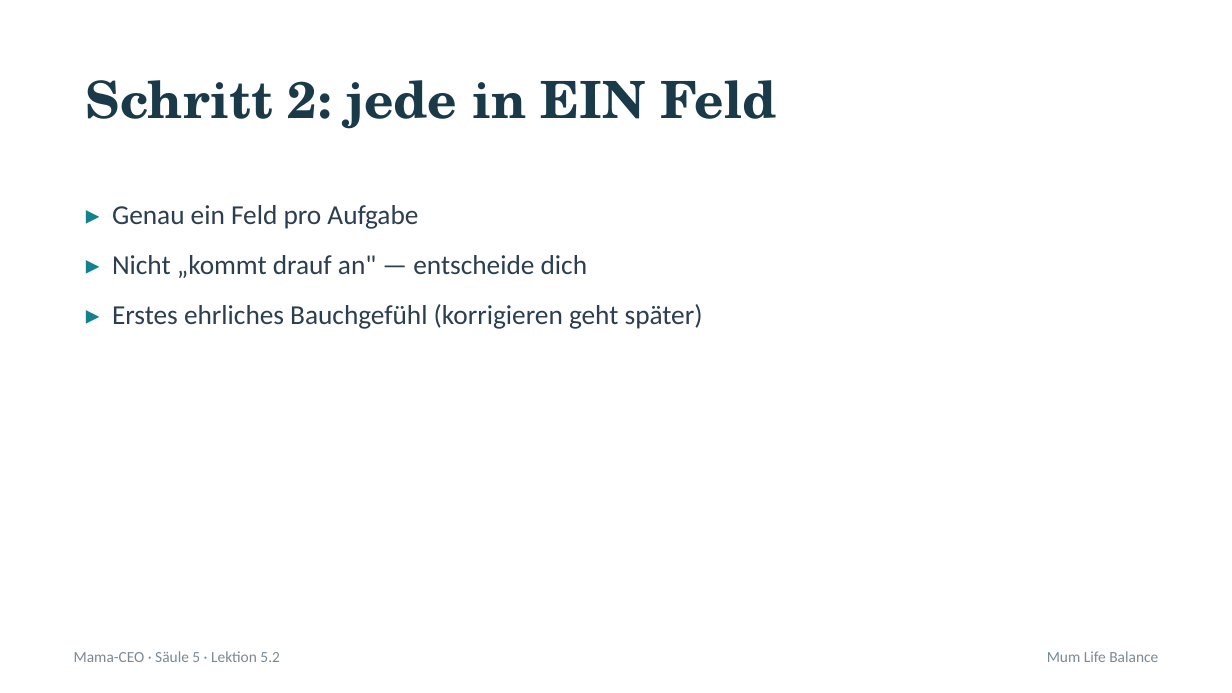
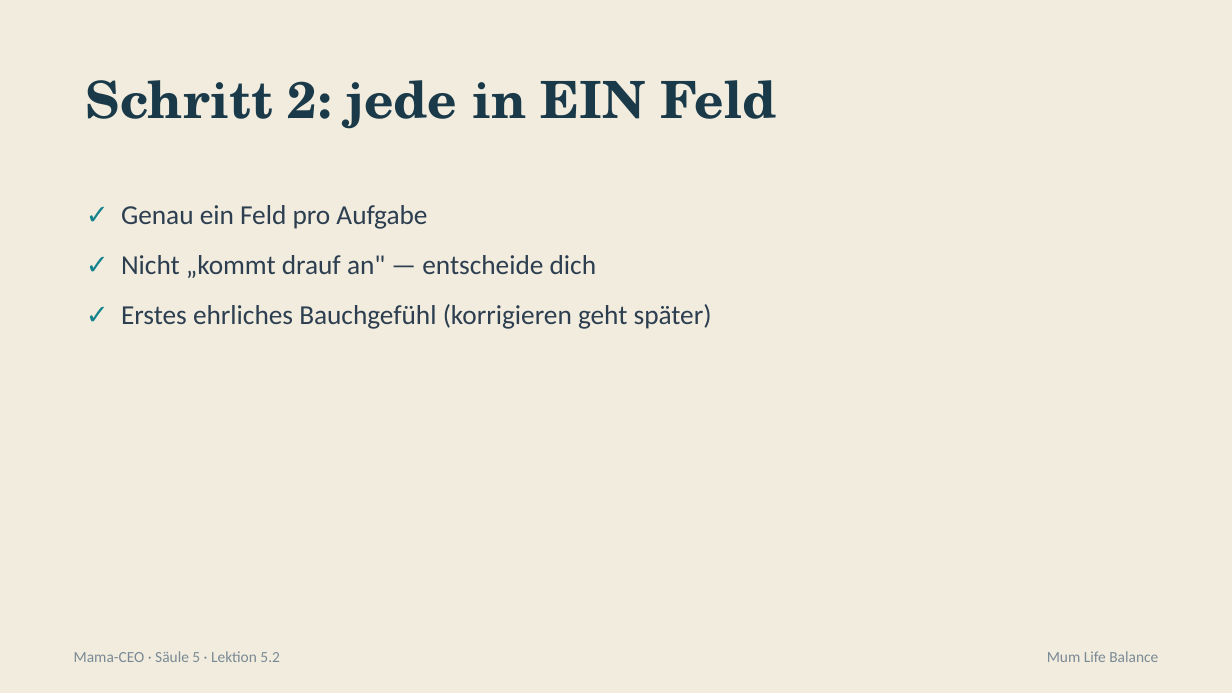
Before and after one commit to pnulmann-hue/mumlifebalance-workspace, a slide deck: slide 4 of outputs/produkte/mama-ceo/03-praesentationen/saeule-5/02-lektion-5-2.pptx. Drawn at 1232x693 pixels with LibreOffice and Linux fonts; fonts in the diff are those of the drawing. Boxes give left, top, right and bottom in pixels: in the first picture for what was removed or moved away, otherwise in the second. Text is boxed around its words. In the diff, an @@ line names an element or a change of style, - is before the commit and + after.

```diff
--- a/outputs/produkte/mama-ceo/03-praesentationen/saeule-5/02-lektion-5-2.pptx
+++ b/outputs/produkte/mama-ceo/03-praesentationen/saeule-5/02-lektion-5-2.pptx
@@ background #FFFFFF to #F1ECDD @@
@@ text at [121,205,712,329]: text changed @@
-▸ Genau ein Feld pro Aufgabe
-▸ Nicht „kommt drauf an" — entscheide dich
-▸ Erstes ehrliches Bauchgefühl (korrigieren geht später)
+✓ Genau ein Feld pro Aufgabe
+✓ Nicht „kommt drauf an" — entscheide dich
+✓ Erstes ehrliches Bauchgefühl (korrigieren geht später)
```
Also in this commit, not shown: 11 other slides changed, 13 other files.
